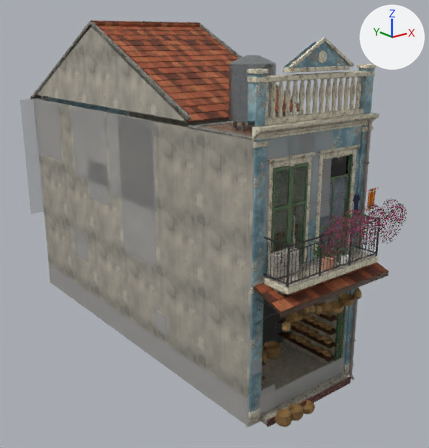
Before and after pictures for a commit that changed the glTF model assets/models/city/colonial_2f_w4_blue.glb.
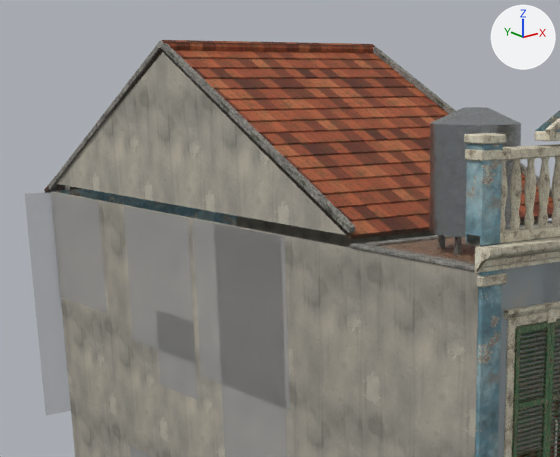
There are two pictures of each version: one whole from a 50 mm camera at (-10.73, -9.53, 9.42) aimed at (0.55, 4.57, 3.78), one close up on the part from 2% to 69% of the width and 0% to 53% of the height. The axes (+X, +Y, +Z) are drawn at upper right. The lights are the same throughout. The older version's two pictures come first. Objects named as collision shapes, trigger or cutter boxes, shadow casters or lower levels of detail are left out. Where no turn or scale is listed for an object, it has been applied to the vertices. Vertices at exactly the same position are counted once.

The first close-up shows 'colonial_2f_w4_blue_clutter', 'colonial_2f_w4_blue_detail', 'colonial_2f_w4_blue_shell'.
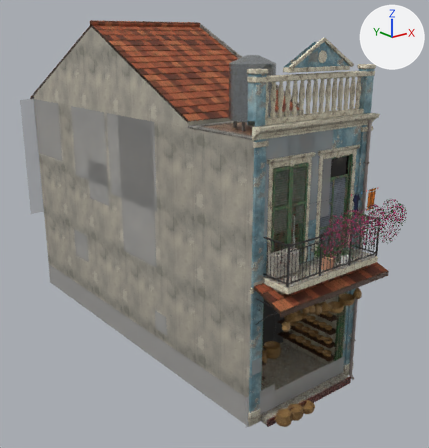
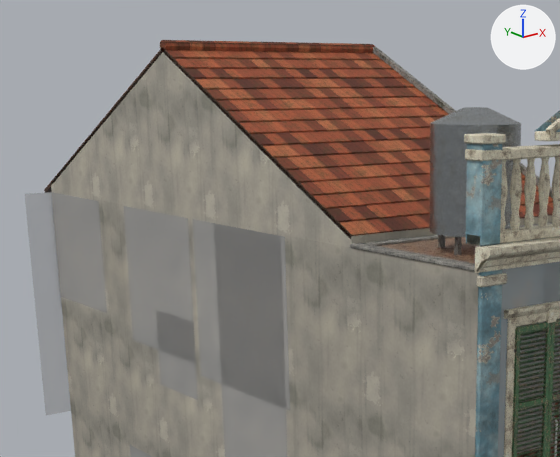
Where the change shows, as pixel boxes (x1, y1, x2, y2) in the close-ups (560 x 457 px):
part 1 of me_colonial_2f_w4_blue_shell, deleted: before (48, 41, 356, 233)
part 2 of me_colonial_2f_w4_blue_shell, added: after (51, 183, 552, 248)

The change, as a diff of the scene's bpy script:
```diff
--- a/assets/models/city/colonial_2f_w4_blue.glb.py
+++ b/assets/models/city/colonial_2f_w4_blue.glb.py
@@ me_colonial_2f_w4_blue_shell @@
 # used by ob_colonial_2f_w4_blue_shell; location = (0.0, 0.0, 0.0)
 # verts and faces of me_colonial_2f_w4_blue_shell; kept vertices keep their numbers, new ones are numbered from 3292
 # before: 443 (2.0, 12.0, 7.3), 661 (-2.0, 12.0, 7.3) at pixel (51, 190), 2534 (-2.0, 2.4, 7.3) at pixel (351, 247), 2867 (2.0, 2.4, 7.3), 3191 (-2.0, 12.0, 7.45) at pixel (50, 182)
 # before: 3192 (-2.0, 2.4, 7.45) at pixel (351, 236), 3193 (2.0, 2.4, 7.45), 3194 (2.0, 12.0, 7.45)
-me_colonial_2f_w4_blue_shell.from_pydata(...)  # 3292 vertices, 5405 faces; spans x -2.06..2.06, y -0.99..12.36, z 0.0..9.91
+me_colonial_2f_w4_blue_shell.from_pydata(...)  # 3280 vertices, 5393 faces; spans x -2.06..2.06, y -0.99..12.36, z 0.0..9.91
+# me_colonial_2f_w4_blue_shell part 1: the loose piece of 12 vertices spanning x -2.04..-1.96, y 2.36..12.04, z 7.32..9.89 is deleted
+# me_colonial_2f_w4_blue_shell part 2
+faces += [(661, 3192, 3191), (661, 2534, 3192), (443, 3194, 2867), (2867, 3194, 3193), (2534, 2867, 3193), (2534, 3193, 3192)]  # mat_arch_cement_render
+faces += [(443, 3191, 3194), (443, 661, 3191)]  # mat_arch_cement_render
 me_colonial_2f_w4_blue_shell.materials.append(mat_arch_plaster_blue)
```
